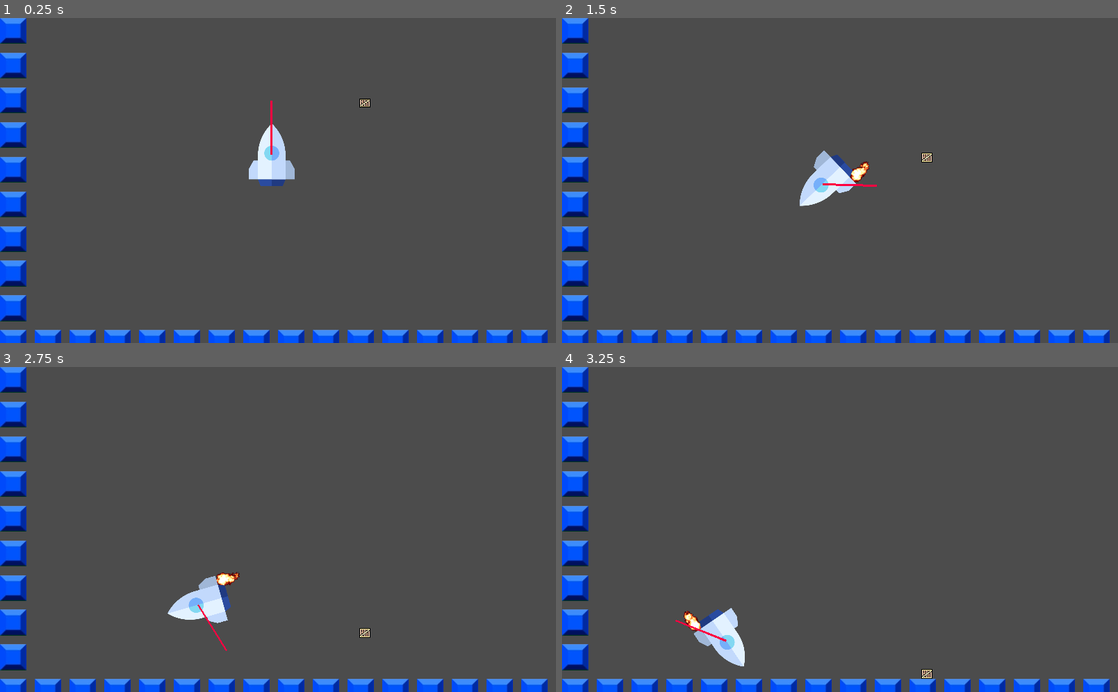
Above: before the commit, frames 1-4 (two rows, left to right).
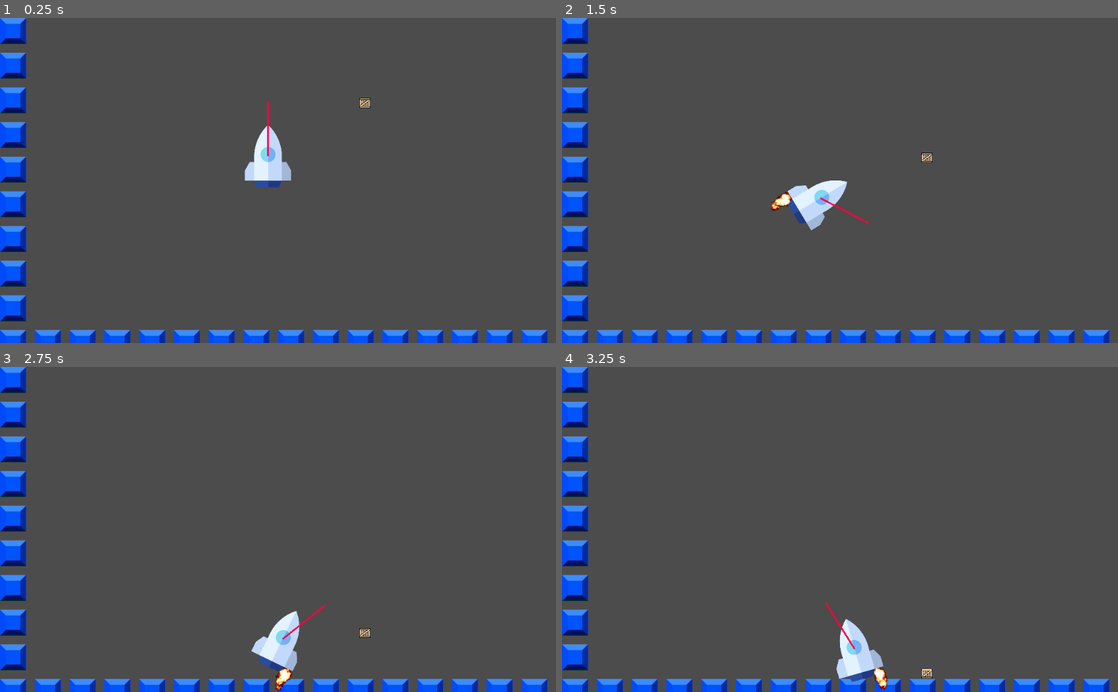
Above: after the commit, the same moments.

Repository: paul-asvb/raekaetae
Game: Godot game, scene res://levels/testLevel.tscn
Two runs of this game, one before a commit and one after it. Both use one fixed random seed, a clock stepped at 60 frames per second and the inputs below.
Inputs:
- Up to frame 1 (0.25 s): no input
- Up to frame 2 (1.5 s): hold Right (move_right) 0.53-1.28 s; hold A (move_left) from 1.28 s (still down)
- Up to frame 3 (2.75 s): release A (move_left) at 2.03 s; hold Right (move_right) from 2.03 s (still down)
- Up to frame 4 (3.25 s): keep holding Right (move_right)

The runs differ from the first frame. In frame 1, 1.1% of the frame differs, in the area x 0-99%, y 0-100%; in frame 2, 2.2%; in frame 3, 2.8%; in frame 4, 2.7%.

Commit message:
working on linux

Diff:
--- a/actors/player.tscn
+++ b/actors/player.tscn
@@ -1,8 +1,9 @@
 [gd_scene load_steps=65 format=2]
 
 [ext_resource path="res://assets/rakete.png" type="Texture" id=1]
-[ext_resource path="res://actors/Player.gd" type="Script" id=2]
+[ext_resource path="res://actors/player.gd" type="Script" id=2]
 [ext_resource path="res://assets/fire1_64.png" type="Texture" id=3]
+
 
 [sub_resource type="AtlasTexture" id=1]
 flags = 4
--- a/levels/testLevel.tscn
+++ b/levels/testLevel.tscn
@@ -1,7 +1,7 @@
 [gd_scene load_steps=6 format=2]
 
 [ext_resource path="res://assets/bg.jpg" type="Texture" id=1]
-[ext_resource path="res://actors/Player.tscn" type="PackedScene" id=2]
+[ext_resource path="res://actors/player.tscn" type="PackedScene" id=2]
 [ext_resource path="res://actors/box.tscn" type="PackedScene" id=3]
 
 [sub_resource type="ConvexPolygonShape2D" id=1]
@@ -39,9 +39,7 @@
 tile_data = PoolIntArray( 0, 0, 0, 16, 0, 0, 65536, 0, 0, 65552, 0, 0, 131072, 0, 0, 131088, 0, 0, 196608, 0, 0, 196624 …(386 unchanged characters)…
 
 [node name="Player" parent="TileMap" instance=ExtResource( 2 )]
-position = Vector2( 500, 250 )
-linear_damp = 0.5
-angular_damp = 4.301
+position = Vector2( 493.669, 252.101 )
 
 [node name="Box" parent="TileMap" instance=ExtResource( 3 )]
 position = Vector2( 672, 154 )
--- a/project.godot
+++ b/project.godot
@@ -16,12 +16,8 @@
 [application]
 
 config/name="Räkäte"
-run/main_scene="res://levels/TestLevel.tscn"
-
-[display]
-
-window/stretch/mode="2d"
-window/stretch/aspect="keep"
+run/main_scene="res://levels/testLevel.tscn"
+config/icon="res://assets/rakete.png"
 
 [input]
 
@@ -45,5 +41,4 @@
 
 [rendering]
 
-quality/2d/use_pixel_snap=true
 environment/default_environment="res://default_env.tres"
